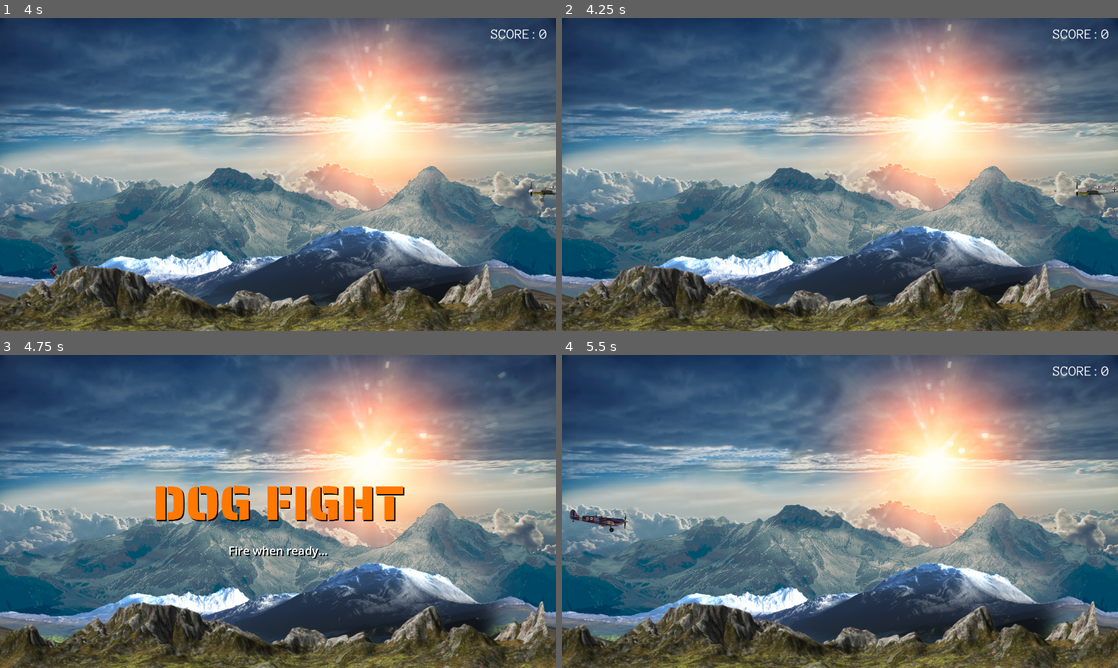
Above: before the commit, frames 1-4 (two rows, left to right).
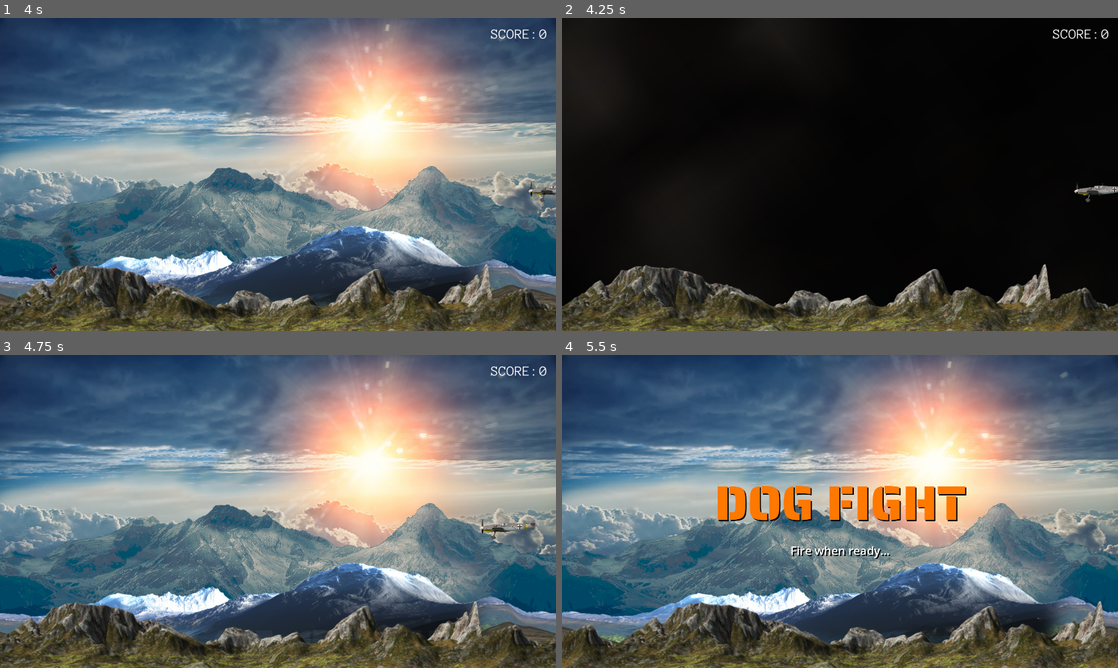
Above: after the commit, the same moments.

Repository: 7OneTwo/Godot-Fighter-Plane-Test
Game: Godot game, scene res://scenes/Game.tscn
Same seed, same stepped clock (60 frames per second), same inputs: the game is played once before the commit and once after it. Sound files missing from this copy of the repository are replaced by a short silence.
Inputs:
- Up to frame 1 (4 s): hold Right (move_right) 0.53-1.28 s; hold Space (fire) 0.53-1.28 s; hold Down (move_down) 1.28-2.03 s; tap Space (fire) at 1.35, 2.85 s; hold Right (move_right) 2.03-2.78 s; hold Space (fire) 2.03-2.78 s; tap ` (test_mayday) at 2.1 s; hold Up (move_up) 2.78-3.53 s; hold Left (move_left) from 3.53 s (still down); hold Space (fire) from 3.53 s (still down)
- Up to frame 2 (4.25 s): keep holding Left (move_left); keep holding Space (fire)
- Up to frame 3 (4.75 s): keep holding Left (move_left); release Space (fire) at 4.28 s; tap ` (test_mayday) at 4.35 s; tap Space (fire) at 4.55 s
- Up to frame 4 (5.5 s): release Left (move_left) at 5.03 s; hold Down (move_down) from 5.03 s (still down); hold Space (fire) from 5.03 s (still down)

Frame 1 is identical in both runs. In frame 2, 86% of the frame differs, in the area x 0-100%, y 0-93%; in frame 3, 27%; in frame 4, 16%.

Commit message:
Enemy now shoots and hurts player with mayday.

Diff:
--- /dev/null
+++ b/scenes/EnemyBullet.tscn
@@ -0,0 +1,41 @@
+[gd_scene load_steps=7 format=3 uid="uid://cmmd0of0s7wek"]
+
+[ext_resource type="Script" path="res://scripts/EnemyBullet.gd" id="1_bwcgu"]
+[ext_resource type="Texture2D" uid="uid://caunvq62aodm1" path="res://assets/images/bullet.png" id="2_acp8k"]
+[ext_resource type="Script" path="res://scripts/HitBox.gd" id="3_3i4bh"]
+[ext_resource type="Script" path="res://singletons/sound_manager/sound_queue.gd" id="4_ebya4"]
+[ext_resource type="AudioStream" uid="uid://dgi03p5ynremn" path="res://assets/audio/gun.ogg" id="5_n288h"]
+
+[sub_resource type="CapsuleShape2D" id="CapsuleShape2D_8j6sv"]
+radius = 4.0
+height = 32.0
+
+[node name="EnemyBullet" type="Node2D" groups=["Enemy Bullets"]]
+scale = Vector2(0.65, 0.65)
+script = ExtResource("1_bwcgu")
+
+[node name="Sprite2D" type="Sprite2D" parent="."]
+position = Vector2(17, 0)
+texture = ExtResource("2_acp8k")
+
+[node name="HitBox" type="Area2D" parent="."]
+script = ExtResource("3_3i4bh")
+damage = 1
+
+[node name="CollisionShape2D" type="CollisionShape2D" parent="HitBox"]
+position = Vector2(16, 0)
+rotation = -1.5708
+shape = SubResource("CapsuleShape2D_8j6sv")
+
+[node name="SoundQueue" type="Node" parent="."]
+script = ExtResource("4_ebya4")
+
+[node name="AudioStreamPlayer" type="AudioStreamPlayer" parent="SoundQueue"]
+stream = ExtResource("5_n288h")
+volume_db = -5.0
+
+[node name="VisibleOnScreenNotifier2D" type="VisibleOnScreenNotifier2D" parent="."]
+position = Vector2(16, 2.38419e-07)
+scale = Vector2(1.6, 0.4)
+
+[connection signal="screen_exited" from="VisibleOnScreenNotifier2D" to="." method="_on_visible_on_screen_notifier_2d_screen_exited"]
--- a/scenes/EnemyPlane.tscn
+++ b/scenes/EnemyPlane.tscn
@@ -211,6 +211,14 @@
 process_material = SubResource("ParticleProcessMaterial_6aljh")
 texture = ExtResource("18_x2kdw")
 
+[node name="FireDelayTimer" type="Timer" parent="."]
+wait_time = 0.2
+one_shot = true
+
+[node name="FireStartTimer" type="Timer" parent="."]
+
 [connection signal="screen_exited" from="VisibleOnScreenNotifier2D" to="." method="_on_visible_on_screen_notifier_2d_screen_exited"]
 [connection signal="finished" from="ExplosionSound" to="." method="_on_explosion_sound_finished"]
 [connection signal="animation_finished" from="EngineAnimation" to="." method="_on_engine_animation_animation_finished"]
+[connection signal="timeout" from="FireDelayTimer" to="." method="_on_fire_delay_timer_timeout"]
+[connection signal="timeout" from="FireStartTimer" to="." method="_on_fire_start_timer_timeout"]
--- a/scenes/Player.tscn
+++ b/scenes/Player.tscn
@@ -11,6 +11,15 @@
 [ext_resource type="AudioStream" uid="uid://j8jpm7acj0lf" path="res://assets/audio/gun_jammed.ogg" id="8_w6m75"]
 [ext_resource type="Texture2D" uid="uid://bgowl0w34myp3" path="res://assets/images/white_smoke.png" id="9_7jpdo"]
 [ext_resource type="Texture2D" uid="uid://drntnp8arjs3i" path="res://assets/images/black_smoke.png" id="10_4jnp4"]
+[ext_resource type="Script" path="res://singletons/sound_manager/sound_pool.gd" id="12_1pbq6"]
+[ext_resource type="AudioStream" uid="uid://cdk0b7ghq2ns5" path="res://assets/audio/ricochet-1.ogg" id="13_pixde"]
+[ext_resource type="AudioStream" uid="uid://mxmo6r4att68" path="res://assets/audio/ricochet-2.ogg" id="14_rob0c"]
+[ext_resource type="AudioStream" uid="uid://do5cf2dfxhwcw" path="res://assets/audio/ricochet-3.ogg" id="15_bb03q"]
+[ext_resource type="AudioStream" uid="uid://7ckdeor4h4y4" path="res://assets/audio/ricochet-4.ogg" id="16_rrqws"]
+[ext_resource type="AudioStream" uid="uid://cw4eqvpea08m5" path="res://assets/audio/ricochet-5.ogg" id="17_oxbrx"]
+[ext_resource type="AudioStream" uid="uid://ylwu83d07vjt" path="res://assets/audio/ricochet-6.ogg" id="18_fcy34"]
+[ext_resource type="AudioStream" uid="uid://bicbualm7mfj1" path="res://assets/audio/ricochet-7.ogg" id="19_5akw4"]
+[ext_resource type="AudioStream" uid="uid://cpmifpu5g677u" path="res://assets/audio/ricochet-8.ogg" id="20_b3lye"]
 
 [sub_resource type="CapsuleShape2D" id="CapsuleShape2D_wgqij"]
 radius = 17.0
@@ -120,6 +129,165 @@
 
 [node name="Node2D" type="Node2D" parent="."]
 
+[node name="RicoshetSoundPool" type="Node" parent="."]
+script = ExtResource("12_1pbq6")
+
+[node name="SoundQueue" type="Node" parent="RicoshetSoundPool"]
+script = ExtResource("2_5lute")
+count = 3
+
+[node name="AudioStreamPlayer" type="AudioStreamPlayer" parent="RicoshetSoundPool/SoundQueue"]
+stream = ExtResource("13_pixde")
+volume_db = -10.0
+
+[node name="AudioStreamPlayer18024" type="AudioStreamPlayer" parent="RicoshetSoundPool/SoundQueue"]
+stream = ExtResource("13_pixde")
+volume_db = -10.0
+
+[node name="AudioStreamPlayer18025" type="AudioStreamPlayer" parent="RicoshetSoundPool/SoundQueue"]
+stream = ExtResource("13_pixde")
+volume_db = -10.0
+
+[node name="AudioStreamPlayer18026" type="AudioStreamPlayer" parent="RicoshetSoundPool/SoundQueue"]
+stream = ExtResource("13_pixde")
+volume_db = -10.0
+
+[node name="SoundQueue2" type="Node" parent="RicoshetSoundPool"]
+script = ExtResource("2_5lute")
+count = 3
+
+[node name="AudioStreamPlayer" type="AudioStreamPlayer" parent="RicoshetSoundPool/SoundQueue2"]
+stream = ExtResource("14_rob0c")
+volume_db = -10.0
+
+[node name="AudioStreamPlayer18027" type="AudioStreamPlayer" parent="RicoshetSoundPool/SoundQueue2"]
+stream = ExtResource("14_rob0c")
+volume_db = -10.0
+
+[node name="AudioStreamPlayer18028" type="AudioStreamPlayer" parent="RicoshetSoundPool/SoundQueue2"]
+stream = ExtResource("14_rob0c")
+volume_db = -10.0
+
+[node name="AudioStreamPlayer18029" type="AudioStreamPlayer" parent="RicoshetSoundPool/SoundQueue2"]
+stream = ExtResource("14_rob0c")
+volume_db = -10.0
+
+[node name="SoundQueue3" type="Node" parent="RicoshetSoundPool"]
+script = ExtResource("2_5lute")
+count = 3
+
+[node name="AudioStreamPlayer" type="AudioStreamPlayer" parent="RicoshetSoundPool/SoundQueue3"]
+stream = ExtResource("15_bb03q")
+volume_db = -10.0
+
+[node name="AudioStreamPlayer18030" type="AudioStreamPlayer" parent="RicoshetSoundPool/SoundQueue3"]
+stream = ExtResource("15_bb03q")
+volume_db = -10.0
+
+[node name="AudioStreamPlayer18031" type="AudioStreamPlayer" parent="RicoshetSoundPool/SoundQueue3"]
+stream = ExtResource("15_bb03q")
+volume_db = -10.0
+
+[node name="AudioStreamPlayer18032" type="AudioStreamPlayer" parent="RicoshetSoundPool/SoundQueue3"]
+stream = ExtResource("15_bb03q")
+volume_db = -10.0
+
+[node name="SoundQueue4" type="Node" parent="RicoshetSoundPool"]
+script = ExtResource("2_5lute")
+count = 3
+
+[node name="AudioStreamPlayer" type="AudioStreamPlayer" parent="RicoshetSoundPool/SoundQueue4"]
+stream = ExtResource("16_rrqws")
+
+[node name="AudioStreamPlayer18033" type="AudioStreamPlayer" parent="RicoshetSoundPool/SoundQueue4"]
+stream = ExtResource("16_rrqws")
+
+[node name="AudioStreamPlayer18034" type="AudioStreamPlayer" parent="RicoshetSoundPool/SoundQueue4"]
+stream = ExtResource("16_rrqws")
+
+[node name="AudioStreamPlayer18035" type="AudioStreamPlayer" parent="RicoshetSoundPool/SoundQueue4"]
+stream = ExtResource("16_rrqws")
+
+[node name="SoundQueue5" type="Node" parent="RicoshetSoundPool"]
+script = ExtResource("2_5lute")
+count = 3
+
+[node name="AudioStreamPlayer" type="AudioStreamPlayer" parent="RicoshetSoundPool/SoundQueue5"]
+stream = ExtResource("17_oxbrx")
+volume_db = -5.0
+
+[node name="AudioStreamPlayer18036" type="AudioStreamPlayer" parent="RicoshetSoundPool/SoundQueue5"]
+stream = ExtResource("17_oxbrx")
+volume_db = -5.0
+
+[node name="AudioStreamPlayer18037" type="AudioStreamPlayer" parent="RicoshetSoundPool/SoundQueue5"]
+stream = ExtResource("17_oxbrx")
+volume_db = -5.0
+
+[node name="AudioStreamPlayer18038" type="AudioStreamPlayer" parent="RicoshetSoundPool/SoundQueue5"]
+stream = ExtResource("17_oxbrx")
+volume_db = -5.0
+
+[node name="SoundQueue6" type="Node" parent="RicoshetSoundPool"]
+script = ExtResource("2_5lute")
+count = 3
+
+[node name="AudioStreamPlayer" type="AudioStreamPlayer" parent="RicoshetSoundPool/SoundQueue6"]
+stream = ExtResource("18_fcy34")
+volume_db = -7.0
+
+[node name="AudioStreamPlayer18039" type="AudioStreamPlayer" parent="RicoshetSoundPool/SoundQueue6"]
+stream = ExtResource("18_fcy34")
+volume_db = -7.0
+
+[node name="AudioStreamPlayer18040" type="AudioStreamPlayer" parent="RicoshetSoundPool/SoundQueue6"]
+stream = ExtResource("18_fcy34")
+volume_db = -7.0
+
+[node name="AudioStreamPlayer18041" type="AudioStreamPlayer" parent="RicoshetSoundPool/SoundQueue6"]
+stream = ExtResource("18_fcy34")
+volume_db = -7.0
+
+[node name="SoundQueue7" type="Node" parent="RicoshetSoundPool"]
+script = ExtResource("2_5lute")
+count = 3
+
+[node name="AudioStreamPlayer" type="AudioStreamPlayer" parent="RicoshetSoundPool/SoundQueue7"]
+stream = ExtResource("19_5akw4")
+volume_db = -3.0
+
+[node name="AudioStreamPlayer18042" type="AudioStreamPlayer" parent="RicoshetSoundPool/SoundQueue7"]
+stream = ExtResource("19_5akw4")
+volume_db = -3.0
+
+[node name="AudioStreamPlayer18043" type="AudioStreamPlayer" parent="RicoshetSoundPool/SoundQueue7"]
+stream = ExtResource("19_5akw4")
+volume_db = -3.0
+
+[node name="AudioStreamPlayer18044" type="AudioStreamPlayer" parent="RicoshetSoundPool/SoundQueue7"]
+stream = ExtResource("19_5akw4")
+volume_db = -3.0
+
+[node name="SoundQueue8" type="Node" parent="RicoshetSoundPool"]
+script = ExtResource("2_5lute")
+count = 3
+
+[node name="AudioStreamPlayer" type="AudioStreamPlayer" parent="RicoshetSoundPool/SoundQueue8"]
+stream = ExtResource("20_b3lye")
+volume_db = -3.0
+
+[node name="AudioStreamPlayer18045" type="AudioStreamPlayer" parent="RicoshetSoundPool/SoundQueue8"]
+stream = ExtResource("20_b3lye")
+volume_db = -3.0
+
+[node name="AudioStreamPlayer18046" type="AudioStreamPlayer" parent="RicoshetSoundPool/SoundQueue8"]
+stream = ExtResource("20_b3lye")
+volume_db = -3.0
+
+[node name="AudioStreamPlayer18047" type="AudioStreamPlayer" parent="RicoshetSoundPool/SoundQueue8"]
+stream = ExtResource("20_b3lye")
+volume_db = -3.0
+
 [connection signal="timeout" from="FireDelayTimer" to="." method="_on_fire_delay_timer_timeout"]
 [connection signal="timeout" from="CooldownTimer" to="." method="_on_cooldown_timer_timeout"]
 [connection signal="screen_exited" from="VisibleOnScreenNotifier2D" to="." method="_on_visible_on_screen_notifier_2d_screen_exited"]
--- /dev/null
+++ b/scripts/EnemyBullet.gd
@@ -0,0 +1,18 @@
+extends Node2D
+
+@export var speed: float = 1000.0
+
+@onready var shoot_sound := $SoundQueue
+
+var movement_vector := Vector2(1, 0)
+
+func _ready() -> void:
+	shoot_sound.play_sound()
+
+
+func _process(delta: float) -> void:
+	global_position -= movement_vector.rotated(rotation) * speed * delta
+
+
+func _on_visible_on_screen_notifier_2d_screen_exited() -> void:
+	queue_free()
--- a/scripts/EnemyPlane.gd
+++ b/scripts/EnemyPlane.gd
@@ -8,6 +8,10 @@
 @export var dive_angle_limit: float = 0.1
 @export var speed_min: float = 12
 @export var speed_max: float = 16
+@export_category("Gun")
+@export var bullet_limit: int = 3
+@export var fire_delay: float = 0.2
+
 
 @onready var engine_sound: AudioStreamPlayer = $EngineSound
 @onready var explosion_sound: AudioStreamPlayer = $ExplosionSound
@@ -17,13 +21,17 @@
 @onready var engine_animation: AnimationPlayer = $EngineAnimation
 @onready var engine_smoke = $EngineSmokeParticles
 @onready var explosion = $Explosion
+@onready var fire_start_timer = $FireStartTimer
+@onready var fire_delay_timer = $FireDelayTimer
+@onready var muzzle = $Muzzle
 
-var bullet_scene = preload("res://scenes/bullet.tscn")
+var bullet_scene = preload("res://scenes/EnemyBullet.tscn")
 var explosion_scene = preload("res://scenes/Explosion.tscn")
 
 var speed: float
 var movement_vector: Vector2
 var current_health: float
+var bullet_count: int
 
 var rand: RandomNumberGenerator = RandomNumberGenerator.new()
 
@@ -34,6 +42,7 @@
 	movement_vector = Vector2(-speed, 0)
 
 	current_health = health
+	bullet_count = bullet_limit
 
 	var pitch: float = rand.randf_range(climb_angle_limit, dive_angle_limit)
 	set_rotation(pitch)
@@ -41,13 +50,27 @@
 	engine_animation.play("approach")
 	engine_sound.play()
 
+	if rand.randi_range(1, 3) == 1:
+		fire_delay_timer.start(rand.randi_range(1, 4))
+
 
 func _process(delta: float) -> void:
-	pass
+	if fire_delay_timer.is_stopped() and bullet_count < bullet_limit:
+		fire_delay_timer.start(fire_delay)
+		bullet_count -= 1
 
 
 func _physics_process(delta: float) -> void:
 	position += movement_vector.rotated(rotation) * speed * delta
+
+
+func fire() -> void:
+	var b = bullet_scene.instantiate()
+	b.global_position = muzzle.global_position
+	b.rotation = rotation
+	emit_signal("shoot", b)
+	fire_delay_timer.start(fire_delay)
+	bullet_count -= 1
 
 
 func _on_visible_on_screen_notifier_2d_screen_exited() -> void:
@@ -55,7 +78,7 @@
 
 
 func take_damage(amount: int, body: Area2D) -> void:
-	if body.get_parent().is_in_group("Enemy Planes"):
+	if body.get_parent().is_in_group("Enemy Planes") or body.get_parent().is_in_group("Enemy Bullets"):
 		return
 
 	if body.get_parent().is_in_group("Player Bullets"):
@@ -88,3 +111,15 @@
 func _on_engine_animation_animation_finished(anim_name: StringName) -> void:
 	if anim_name == "receed":
 		queue_free()
+
+
+func _on_fire_delay_timer_timeout() -> void:
+	if bullet_count <= 0:
+		return
+
+	fire_delay_timer.stop()
+	fire()
+
+
+func _on_fire_start_timer_timeout() -> void:
+	pass # Replace with function body.
--- a/scripts/Game.gd
+++ b/scripts/Game.gd
@@ -94,6 +94,7 @@
 func _on_plane_spawn_timer_timeout() -> void:
 	var enemy = enemy_plane.instantiate()
 	enemy.connect("explode_enemy", _on_enemy_explode)
+	enemy.connect("shoot", _on_player_shoot)
 	enemy.position = Vector2(get_viewport_rect().size.x - 1, randi_range(spawn_y_min, spawn_y_max))
 	enemy_planes.add_child(enemy)
 
--- a/scripts/Player.gd
+++ b/scripts/Player.gd
@@ -4,7 +4,7 @@
 signal explode_player(explosion)
 signal game_over()
 
-@export var health:int  = 3
+@export var health:int = 5
 
 @export_category("Aircraft")
 @export var pitch_speed: float = 0.15
@@ -28,16 +28,19 @@
 @onready var hurt_box = $HurtBox
 @onready var hit_box = $HitBox
 @onready var jam_sound = $JamSoundQueue
+@onready var richochet_sound := $RicoshetSoundPool
 
 var bullet_scene = preload("res://scenes/bullet.tscn")
 var explosion_scene = preload("res://scenes/Explosion.tscn")
 
+var current_health: int
 var is_intro_complete: bool
 var bullet_count: int
 var is_going_down: bool
 var intro_speed: float = 200
 
 func _ready() -> void:
+	current_health = health
 	is_intro_complete = false
 	bullet_count = jam_count
 	is_going_down = false;
@@ -119,16 +122,27 @@
 	cooldown_timer.start(cooldown_time)
 
 func take_damage(amount: int, body: Area2D) -> void:
-	if body.get_parent().is_in_group("Player"):
+	if body.get_parent().is_in_group("Player") or body.get_parent().is_in_group("Player Bullets"):
 		return
 
-	if !body.get_parent().is_in_group("Player Bullets"):
-		health -= amount
+	current_health -= amount
+	richochet_sound.play_random_sound()
 
-	if health <= 0:
+	if current_health < health:
+		engine_smoke.emitting = true
+		var s = (health + 5 - current_health) / health
+		engine_smoke.process_material.scale_min = s
+		engine_smoke.process_material.scale_max = s
+	else:
+		engine_smoke.emitting = false
+
+	if current_health <= 0 and body.get_parent().is_in_group("Enemy Planes"):
 		emit_signal("game_over")
 		explode_plane()
 		queue_free()
+	elif current_health <= 0:
+		emit_signal("game_over")
+		mayday()
 
 func explode_plane() -> void:
 	var e = explosion_scene.instantiate()
Not shown: 1 places in scenes/Player.tscn that only renumber resources
